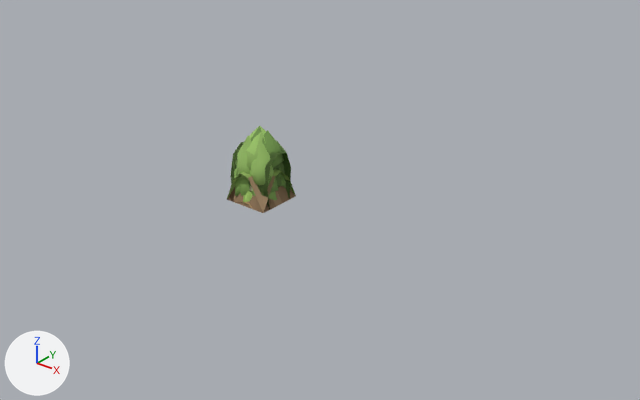
What one commit did to the glTF model outils/tableau-de-bord/modeles/decors/aubrune-lisieres.glb.
Both versions are drawn from a camera (50 mm lens) standing at (11.14, -12.01, 7.86) and looking at (1.14, 0.49, 0.11). The lights are fixed; the arrows at lower left show +X, +Y and +Z. The picture after the commit comes second.

In view in the first picture: 'bank-corner', 'hedge-b', 'hedge-c', 'hedge-corner' and 5 more.
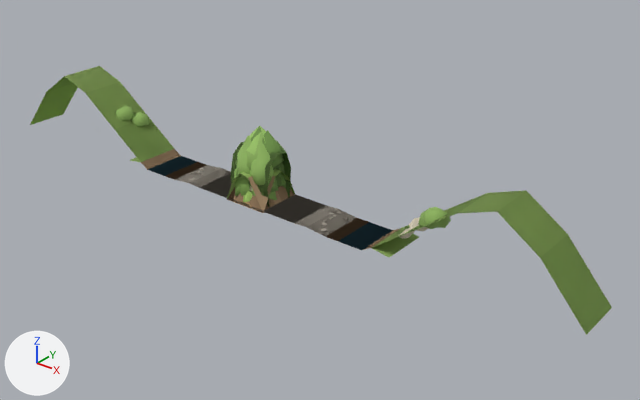
Boxes (x1, y1, x2, y2) around the edits, measured in the pictures (640 x 400 px):
'rail-cutting', added
    after: (30, 66, 612, 335)
    faces in mat_terre: (30, 66, 612, 335)
    faces in mat_feuillage: (131, 112, 451, 228)
    faces in mat_pierre: (191, 174, 429, 231)
'rail-cutting-b', added
    after: (116, 105, 436, 239)
    faces in mat_terre: (200, 168, 338, 227)
    faces in mat_feuillage: (116, 105, 436, 229)
'rail-bed', added
    after: (130, 157, 419, 257)
    faces in mat_terre: (130, 157, 419, 257)

The edits, one by one:
Mesh me_rail_cutting_b is new.
It has 120 vertices, 145 faces and spans x -7.2..7.2, y -0.5..0.5, z 0.0..1.6.
Faces by material slot: [30, 69, 46].
It uses material mat_feuillage.
It uses material mat_pierre.
It uses material mat_terre.
Mesh me_rail_cutting is new.
It has 121 vertices, 148 faces and spans x -7.2..7.2, y -0.5..0.5, z 0.0..1.6.
Faces by material slot: [30, 72, 46].
It uses material mat_feuillage.
It uses material mat_pierre.
It uses material mat_terre.
Mesh me_rail_bed is new.
It has 74 vertices, 90 faces and spans x -3.5..3.5, y -0.5..0.5, z 0.0..0.12.
Faces by material slot: [60, 30].
It uses material mat_pierre.
It uses material mat_terre.
Object 'rail-cutting-b' (ob_rail_cutting_b) is new; it shows me_rail_cutting_b.
Its location is (0.0, 0.0, 0.0).
Object 'rail-cutting' (ob_rail_cutting) is new; it shows me_rail_cutting.
Its location is (0.0, 0.0, 0.0).
Object 'rail-bed' (ob_rail_bed) is new; it shows me_rail_bed.
Its location is (0.0, 0.0, 0.0).
